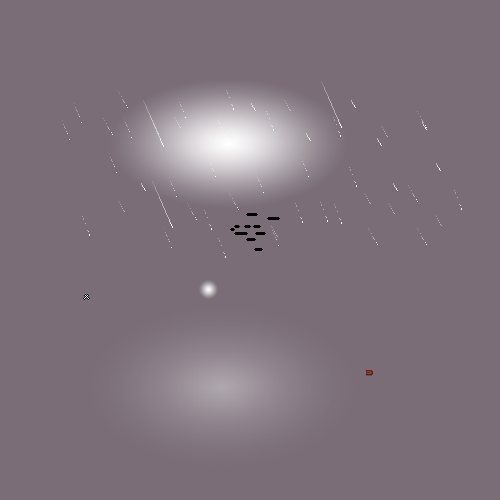
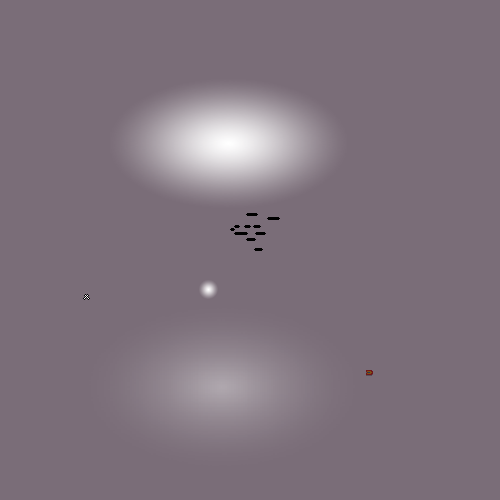
Layers edited between the first and the second 500px x 500px image:
removed group "Rain Particles" (57 layers) over box(62, 81, 462, 258)
removed group "RainParticle1.png" (13 layers) from group "Rain Particles" over box(62, 90, 427, 140)
removed layer "RainParticle1 copy 3" from group "RainParticle1.png" over box(103, 118, 113, 135)
removed layer "RainParticle1 copy" from group "RainParticle1.png" over box(417, 111, 427, 128)
removed layer "RainParticle1" (1st of 3, in "Rain Particles" › "RainParticle1.png") from group "RainParticle1.png" over box(118, 91, 128, 108)
removed group "RainParticle2.png" (10 layers) from group "Rain Particles" over box(82, 201, 442, 258)
removed layer "RainParticle1 copy 4" from group "RainParticle2.png" over box(368, 228, 378, 245)
removed layer "RainParticle1" (2nd of 3, in "Rain Particles" › "RainParticle2.png") from group "RainParticle2.png" over box(187, 203, 197, 220)
removed group "RainParticle3.png" (10 layers) from group "Rain Particles" over box(74, 81, 427, 147)
removed layer "RainParticle6 copy" from group "RainParticle3.png" over box(143, 100, 164, 147)
removed layer "RainParticle6" (1st of 2, in "Rain Particles" › "RainParticle3.png") from group "RainParticle3.png" over box(321, 81, 342, 128)
removed group "RainParticle4.png" (9 layers) from group "Rain Particles" over box(109, 153, 441, 197)
removed group "RainParticle5.png" (10 layers) from group "Rain Particles" over box(152, 181, 462, 245)
removed layer "RainParticle1 copy 5" from group "RainParticle5.png" over box(408, 185, 418, 202)
removed layer "RainParticle1 copy 2" from group "RainParticle5.png" over box(417, 228, 427, 245)
removed layer "RainParticle1" (3rd of 3, in "Rain Particles" › "RainParticle5.png") from group "RainParticle5.png" over box(229, 193, 239, 210)
removed layer "RainParticle6" (2nd of 2, in "Rain Particles" › "RainParticle5.png") from group "RainParticle5.png" over box(152, 181, 173, 228)
…and 41 more changes (41 removed)
